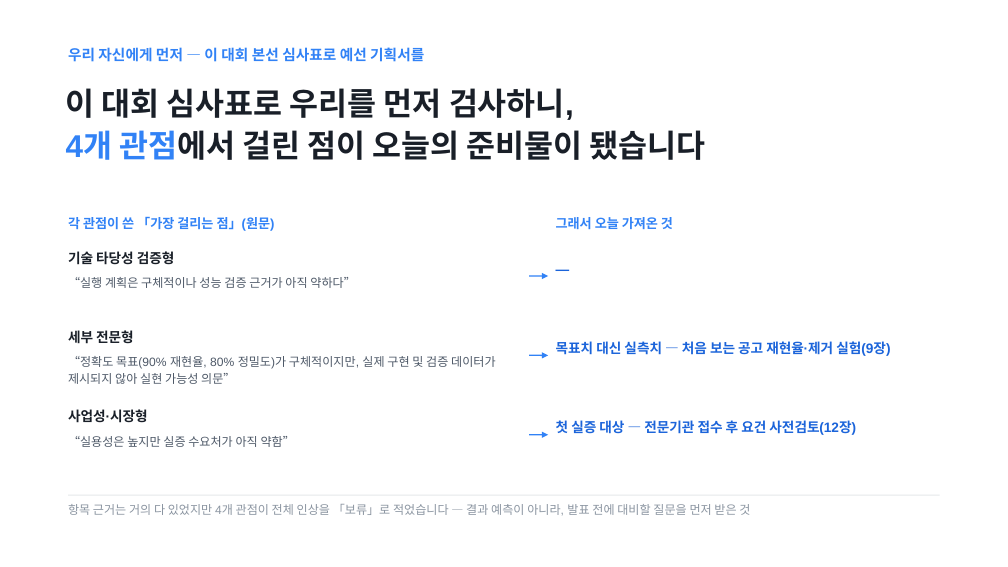
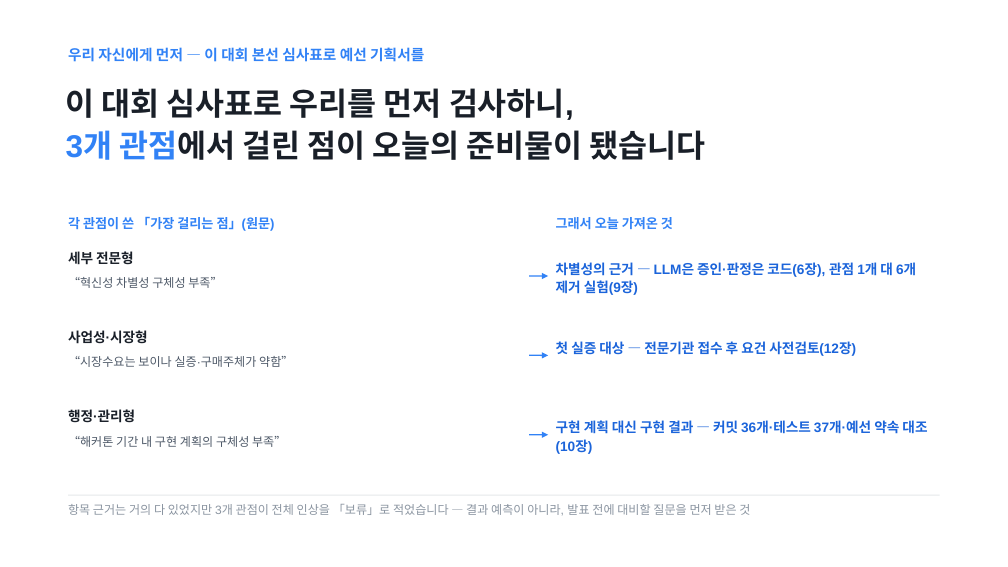
Before and after one commit to Ryugi62/rfp-to-fit, a slide deck: slide 11 of deliver/deck/RFP-to-Fit_루미아.pptx. Drawn at 1008x567 pixels with LibreOffice and Linux fonts; fonts in the diff are those of the drawing. Boxes give left, top, right and bottom in pixels: in the first picture for what was removed or moved away, otherwise in the second. Text is boxed around its words. In the diff, an @@ line names an element or a change of style, - is before the commit and + after.

```diff
--- a/deliver/deck/RFP-to-Fit_루미아.pptx
+++ b/deliver/deck/RFP-to-Fit_루미아.pptx
@@ text at box(66, 130, 706, 160): text changed @@
-4개 관점에서 걸린 점이 오늘의 준비물이 됐습니다
+3개 관점에서 걸린 점이 오늘의 준비물이 됐습니다
@@ text removed at box(68, 251, 175, 265) @@
-기술 타당성 검증형
@@ text at box(556, 262, 916, 295): text changed @@
-—
+차별성의 근거 — LLM은 증인·판정은 코드(6장), 관점 1개 대 6개 제거 실험(9장)
@@ text at box(68, 277, 222, 288): text changed @@
-“실행 계획은 구체적이나 성능 검증 근거가 아직 약하다”
+“혁신성 차별성 구체성 부족”
@@ 3 texts: place and size @@
-3 texts at box(68, 330, 856, 435)
+3 texts at box(68, 251, 856, 356)
@@ text at box(68, 356, 293, 367): text changed @@
-“정확도 목표(90% 재현율, 80% 정밀도)가 구체적이지만, 실제 구현 및 검증 데이터가 제시되지 않아 실현 가능성 의문”
+“시장수요는 보이나 실증·구매주체가 약함”
@@ text removed at box(556, 341, 890, 356) @@
-목표치 대신 실측치 — 처음 보는 공고 재현율·제거 실험(9장)
@@ text added at box(68, 409, 135, 423), 13 pt, text #191F28, bold @@
+행정·관리형
@@ text at box(68, 436, 286, 447): text changed @@
-“실용성은 높지만 실증 수요처가 아직 약함”
+“해커톤 기간 내 구현 계획의 구체성 부족”
@@ text added at box(556, 420, 927, 454), 13 pt, text #1B64DA, bold @@
+구현 계획 대신 구현 결과 — 커밋 36개·테스트 37개·예선 약속 대조(10장)
@@ text at box(68, 504, 750, 515): text changed @@
-항목 근거는 거의 다 있었지만 4개 관점이 전체 인상을 「보류」로 적었습니다 — 결과 예측이 아니라, 발표 전에 대비할 질문을 먼저 받은 것
+항목 근거는 거의 다 있었지만 3개 관점이 전체 인상을 「보류」로 적었습니다 — 결과 예측이 아니라, 발표 전에 대비할 질문을 먼저 받은 것
```
Also in this commit, not shown: 5 other slides changed, 17 other files.
